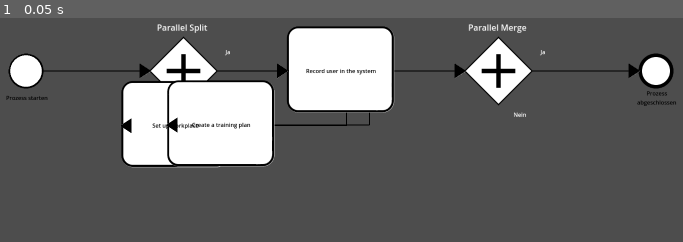
Above: before the commit, frame 1.
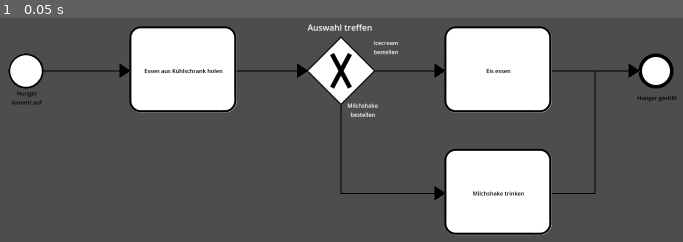
Above: after the commit, the same moment.

Repository: Beatlex/LLM-BPMN-Generator
Game: Godot game, scene res://Testing/TestJSON/MultiGatewayTest.tscn
The game is run twice, just before and just after one commit, with the same random seed, the same clock (stepped at 60 frames per second) and the same inputs. This scene is started directly instead of the project's main scene.
Inputs:
- Up to frame 1 (0.05 s): no input

The runs differ from the first frame. In frame 1, 27% of the frame differs, in the area x 0-99%, y 2-97%.

Commit message:
Removed Trash out of files. donot know how they even got in there.

Diff:
--- a/GodotApp/BPMNAI/bpmnai-studio/Testing/TestFlow/TestBPMNDiagram.gd
+++ b/GodotApp/BPMNAI/bpmnai-studio/Testing/TestFlow/TestBPMNDiagram.gd
@@ -1,6 +1,6 @@
 extends Node2D
 
-@onready var layout       : LayoutEngine = $LayoutEngine
+@onready var layout        			 = $LayoutEngine
 @onready var start_event                = $StartEvent
 @onready var task_a                     = $TaskA
 @onready var gateway                    = $Gateway
@@ -92,7 +92,7 @@
 
 	var end_port = end_event.get_input_ports()[0]
 
-	var merged := layout.route_merge_to_target(
+	var merged = layout.route_merge_to_target(
 		sources,
 		ports,
 		end_event,
--- a/GodotApp/BPMNAI/bpmnai-studio/Testing/TestJSON/node_factory_test.gd
+++ b/GodotApp/BPMNAI/bpmnai-studio/Testing/TestJSON/node_factory_test.gd
@@ -7,7 +7,7 @@
 
 func _ready():
 	# JSON laden
-	var file = FileAccess.open("res://Testing/TestJSON/MultiGateway.json", FileAccess.READ)
+	var file = FileAccess.open("res://Testing/TestJSON/EasyBPMN.json", FileAccess.READ)
 	var json_text = file.get_as_text()
 	var data = JSON.parse_string(json_text)
 
